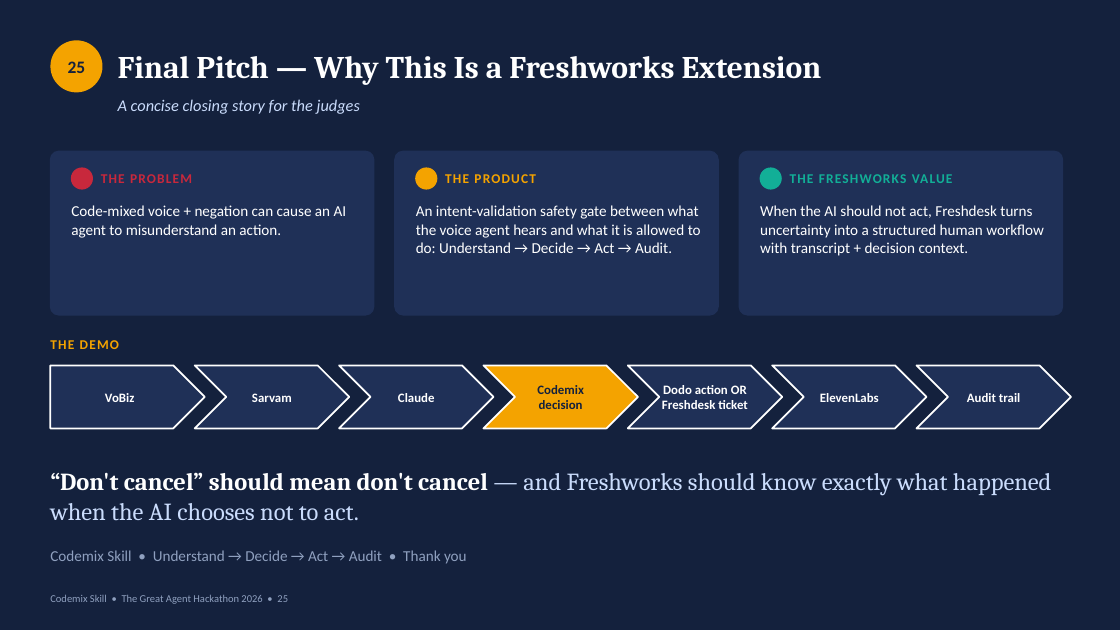
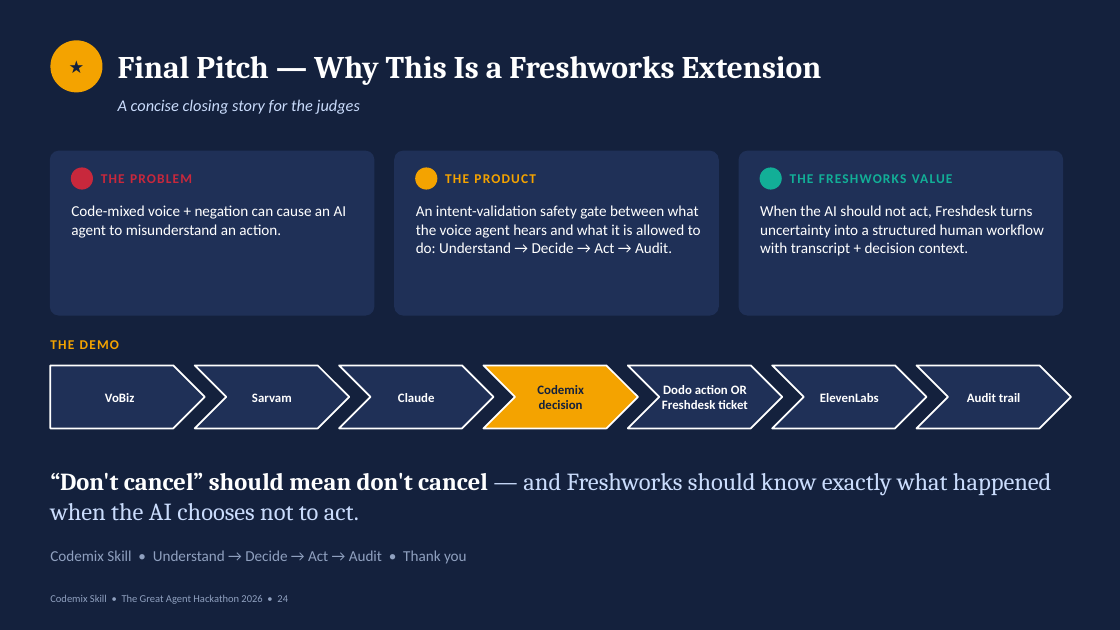
Before and after one commit to ramanathanmani/great-agent-hackathon-2026, a slide deck: slide 24 of docs/presentation/CodemixSkill-Judge-Ready.pptx (slide 25 before the commit). Drawn at 1120x630 pixels with LibreOffice and Linux fonts; fonts in the diff are those of the drawing. Boxes give left, top, right and bottom in pixels: in the first picture for what was removed or moved away, otherwise in the second. Text is boxed around its words. In the diff, an @@ line names an element or a change of style, - is before the commit and + after.

```diff
--- a/docs/presentation/CodemixSkill-Judge-Ready.pptx
+++ b/docs/presentation/CodemixSkill-Judge-Ready.pptx
@@ text in ellipse at [68, 61, 86, 73]: text changed @@
-25
+★
```
Also in this commit, not shown: 16 other slides changed, 6 slides added, 7 slides removed, 2 other files.
